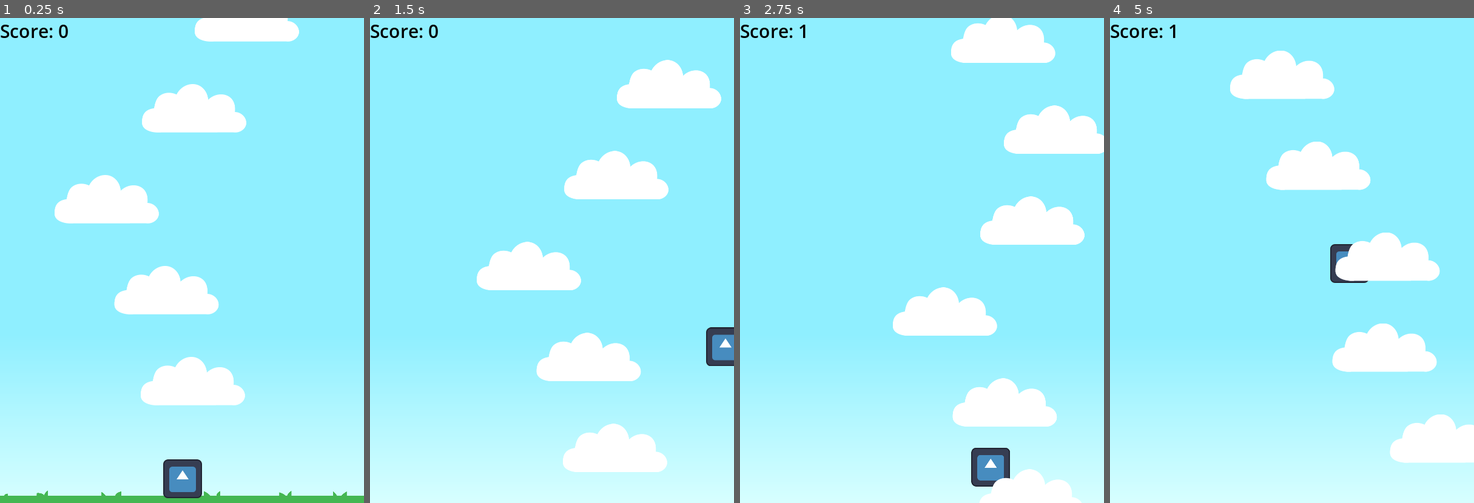
Above: before the commit, frames 1-4 (left to right).
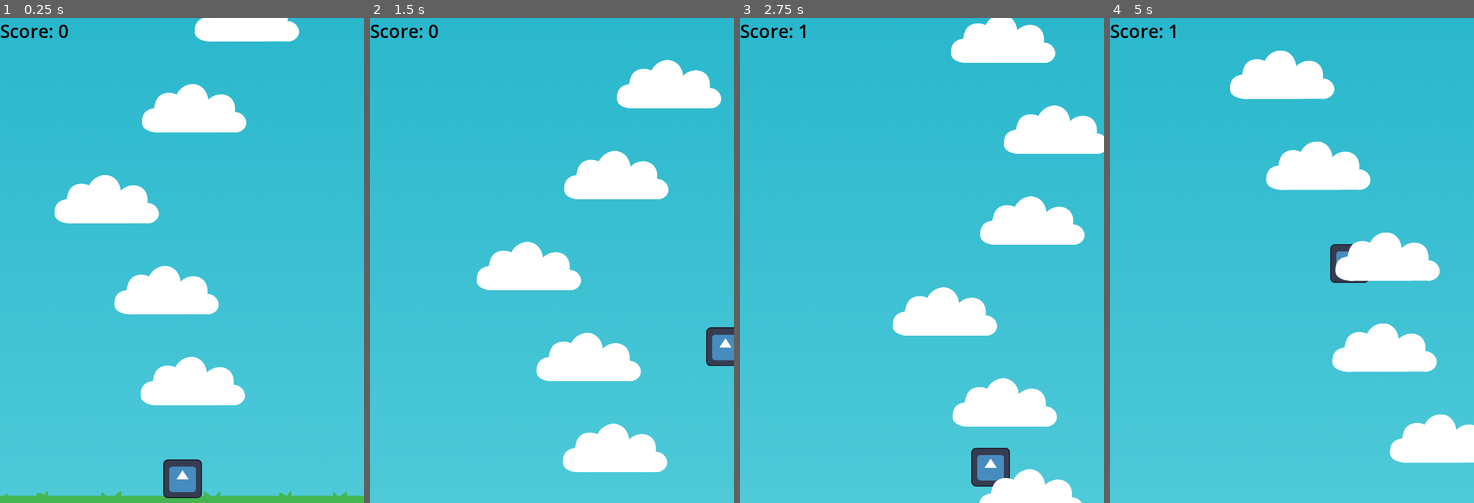
Above: after the commit, the same moments.

Repository: hannahjmc/KnightHacks2026
Game: Godot game, scene res://Scenes/main.tscn
Two runs of this game, one before a commit and one after it. Both use one fixed random seed, a clock stepped at 60 frames per second and the inputs below. The engine's default icon, where the game draws it, is replaced by a stand-in: a white triangle on a blue panel in a dark square.
Inputs:
- Up to frame 1 (0.25 s): no input
- Up to frame 2 (1.5 s): tap Enter (ui_accept) at 0.5, 0.77 s; hold Right (ui_right) from 0.53 s (still down)
- Up to frame 3 (2.75 s): tap Enter (ui_accept) at 1.52 s; release Right (ui_right) at 2.03 s; hold Left (ui_left) from 2.03 s (still down)
- Up to frame 4 (5 s): release Left (ui_left) at 2.78 s; hold Right (ui_right) 2.78-4.28 s; tap Enter (ui_accept) at 3.02, 3.77, 4.52 s; hold Left (ui_left) from 4.28 s (still down)

The runs differ from the first frame. In frame 1, 88% of the frame differs, in the area x 0-100%, y 0-99%; in frame 2, 89%; in frame 3, 88%; in frame 4, 90%, in the area x 0-100%, y 0-100%.

Commit message:
New Sky
Added new sky to background, change y val by 1 with each jump

Diff:
--- a/Scenes/main.tscn
+++ b/Scenes/main.tscn
@@ -4,18 +4,12 @@
 [ext_resource type="PackedScene" uid="uid://b4jwgsd5elgve" path="res://Scenes/Player.tscn" id="1_jjgbg"]
 [ext_resource type="PackedScene" uid="uid://cnpfxrsgsseam" path="res://Scenes/cloud.tscn" id="3_jjvhh"]
 [ext_resource type="Script" uid="uid://bjsaxswxr43rr" path="res://Scripts/camera.gd" id="3_kry3j"]
+[ext_resource type="Texture2D" uid="uid://cxn8ny5qlafq5" path="res://Sprites/Background_TALL.png" id="4_344ge"]
 [ext_resource type="Script" uid="uid://b0qheufds5khj" path="res://Scripts/cloud_spawner.gd" id="4_jjvhh"]
 [ext_resource type="Script" uid="uid://37s8pb7eq05c" path="res://Scripts/score.gd" id="6_21xkr"]
 [ext_resource type="Script" uid="uid://dbuyo8cf5dc8f" path="res://Scripts/GameOver.gd" id="7_6bp64"]
 
 [sub_resource type="RectangleShape2D" id="RectangleShape2D_bo1nx"]
-
-[sub_resource type="Gradient" id="Gradient_8gbba"]
-offsets = PackedFloat32Array(0.649351, 1)
-colors = PackedColorArray(0.560784, 0.937255, 1, 1, 0.85098, 1, 1, 1)
-
-[sub_resource type="GradientTexture1D" id="GradientTexture1D_jjvhh"]
-gradient = SubResource("Gradient_8gbba")
 
 [sub_resource type="RectangleShape2D" id="RectangleShape2D_jjgbg"]
 size = Vector2(23, 797)
@@ -48,9 +42,9 @@
 
 [node name="Background" type="Sprite2D" parent="Camera2D" unique_id=1199971251]
 z_index = -2
-rotation = 1.5708
-scale = Vector2(3.2, 1289.74)
-texture = SubResource("GradientTexture1D_jjvhh")
+position = Vector2(2, -5801)
+scale = Vector2(1.175, 1)
+texture = ExtResource("4_344ge")
 
 [node name="LeftWall" type="StaticBody2D" parent="." unique_id=1991385927]
 position = Vector2(-350, 2)
Binary file added: Sprites/Background_TALL.png
Not shown, added: Sprites/Background_TALL.png.import
